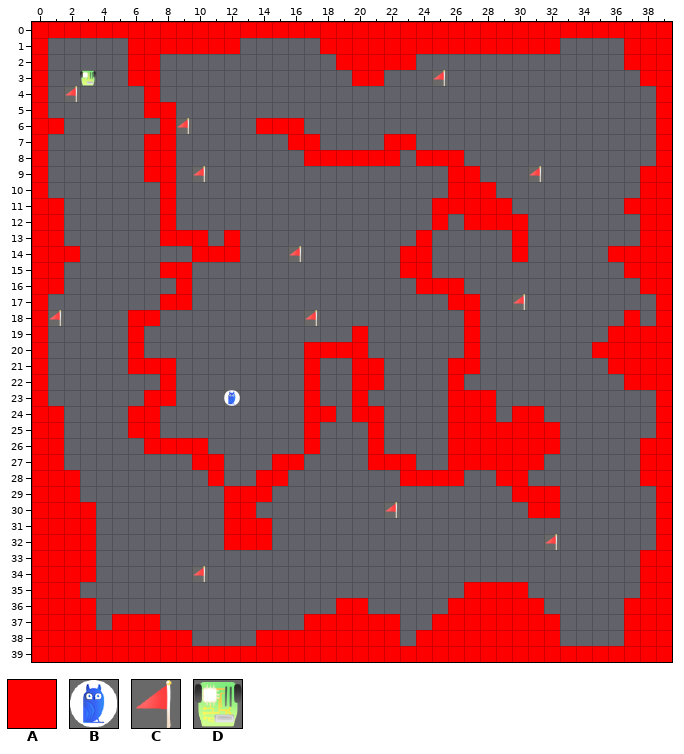
Tiled map (JSON) -- src/map/level_1.tmj. That is the earlier state.
Cells are 64x64 px. Shown: x 0..39, y 0..39.
Key: from "tile": A 0, B 6, C 7, D 11.
_ is an empty cell.
Layer "Tile Layer 1" before, first column x 0:
 0 AAAAAAAAAAAAAAAAAAAAAAAAAAAAAAAAAAAAAAAA
 1 A_____AAAAAAA_____AAAAAAAAAAAAAAA____AAA
 2 A_____AA___________AAAAA_____________AAA
 3 A__D__AA____________AA___C____________AA
 4 A_C____A_______________________________A
 5 A______AA______________________________A
 6 AA______AC____AAA______________________A
 7 A______AA_______AA____AA_______________A
 8 A______AA________AAAAAA_AAA____________A
 9 A______AA_C_______________AA___C______AA
10 A_______A_________________AAA_________AA
11 AA______A________________AAAAA_______AAA
12 AA______A________________A_AAAA_______AA
13 AA______AAA_A___________A_____A_______AA
14 AAA_______AAA___C______AA_____A_____AAAA
15 AA______AA_____________AA____________AAA
16 AA_______A______________AAA___________AA
17 A_______AA________________AA__C________A
18 AC____AA_________C_________A_________A_A
19 A_____A_____________A______A________AAAA
20 A_____A__________AAAA______A_______AAAAA
21 A_____AAA________A__AA____AA________AAAA
22 A_______A________A__AA____A__________AAA
23 A______AA___B____A__A_____AAA__________A
24 AA____AA_________AA_AA____AAA_AA_______A
25 AA____AA_________A___A____AAAAAAA______A
26 AA_____AAAA______A___A____AAAAAAA_____AA
27 AA________AA___AA____AAA__AAAAAA______AA
28 AAA________A__AA_______AAAA__AA_______AA
29 AAA_________AAA_______________AAA______A
30 AAAA________AA________C________AA______A
31 AAAA________AAA________________________A
32 AAAA________AAA_________________C______A
33 AAAA__________________________________AA
34 AAAA______C___________________________AA
35 AAA________________________AAAA_______AA
36 AAAA_______________AA_____AAAAAA_____AAA
37 AAAA_AAA_________AAAAAA__AAAAAAAA____AAA
38 AAAAAAAAAA____AAAAAAAAA_AAAAAAAAA____AAA
39 AAAAAAAAAAAAAAAAAAAAAAAAAAAAAAAAAAAAAAAA
The same view after the edit:
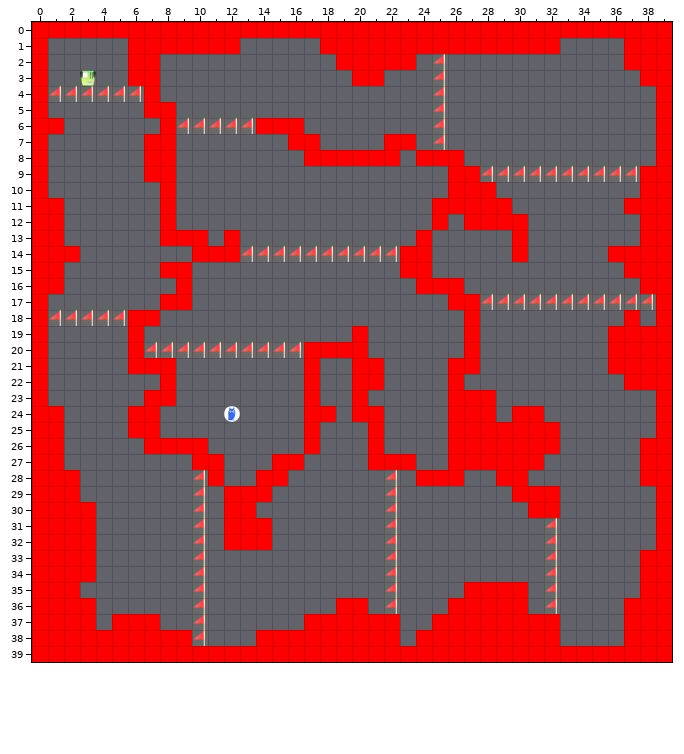
The exact change:
{"where": "layer \"Tile Layer 1\""}
{"y":2,"x":25,"old":"_","new":"C"}
{"y":4,"x":1,"old":"_","new":"C"}
{"y":4,"x":3,"old":"____","new":"CCCC"}
{"y":4,"x":25,"old":"_","new":"C"}
{"y":5,"x":25,"old":"_","new":"C"}
{"y":6,"x":10,"old":"____","new":"CCCC"}
{"y":6,"x":25,"old":"_","new":"C"}
{"y":7,"x":25,"old":"_","new":"C"}
{"y":9,"x":10,"old":"C","new":"_"}
{"y":9,"x":28,"old":"___","new":"CCC"}
{"y":9,"x":32,"old":"______","new":"CCCCCC"}
{"y":14,"x":13,"old":"___","new":"CCC"}
{"y":14,"x":17,"old":"______","new":"CCCCCC"}
{"y":17,"x":28,"old":"__","new":"CC"}
{"y":17,"x":31,"old":"________","new":"CCCCCCCC"}
{"y":18,"x":2,"old":"____","new":"CCCC"}
{"y":18,"x":17,"old":"C","new":"_"}
{"y":20,"x":7,"old":"__________","new":"CCCCCCCCCC"}
{"y":20,"x":35,"old":"A","new":"_"}
{"y":23,"x":12,"old":"B","new":"_"}
{"y":24,"x":12,"old":"_","new":"B"}
{"y":28,"x":10,"old":"_","new":"C"}
{"y":28,"x":22,"old":"_A","new":"C_"}
{"y":29,"x":10,"old":"_","new":"C"}
{"y":29,"x":22,"old":"_","new":"C"}
{"y":30,"x":10,"old":"_","new":"C"}
{"y":31,"x":10,"old":"_","new":"C"}
{"y":31,"x":22,"old":"_","new":"C"}
{"y":31,"x":32,"old":"_","new":"C"}
{"y":32,"x":10,"old":"_","new":"C"}
{"y":32,"x":22,"old":"_","new":"C"}
{"y":33,"x":10,"old":"_","new":"C"}
{"y":33,"x":22,"old":"_","new":"C"}
{"y":33,"x":32,"old":"_","new":"C"}
{"y":34,"x":22,"old":"_","new":"C"}
{"y":34,"x":32,"old":"_","new":"C"}
{"y":35,"x":10,"old":"_","new":"C"}
{"y":35,"x":22,"old":"_","new":"C"}
{"y":35,"x":32,"old":"_","new":"C"}
{"y":36,"x":10,"old":"_","new":"C"}
{"y":36,"x":22,"old":"_","new":"C"}
{"y":36,"x":31,"old":"A_","new":"_C"}
{"y":37,"x":10,"old":"_","new":"C"}
{"y":38,"x":10,"old":"_","new":"C"}
